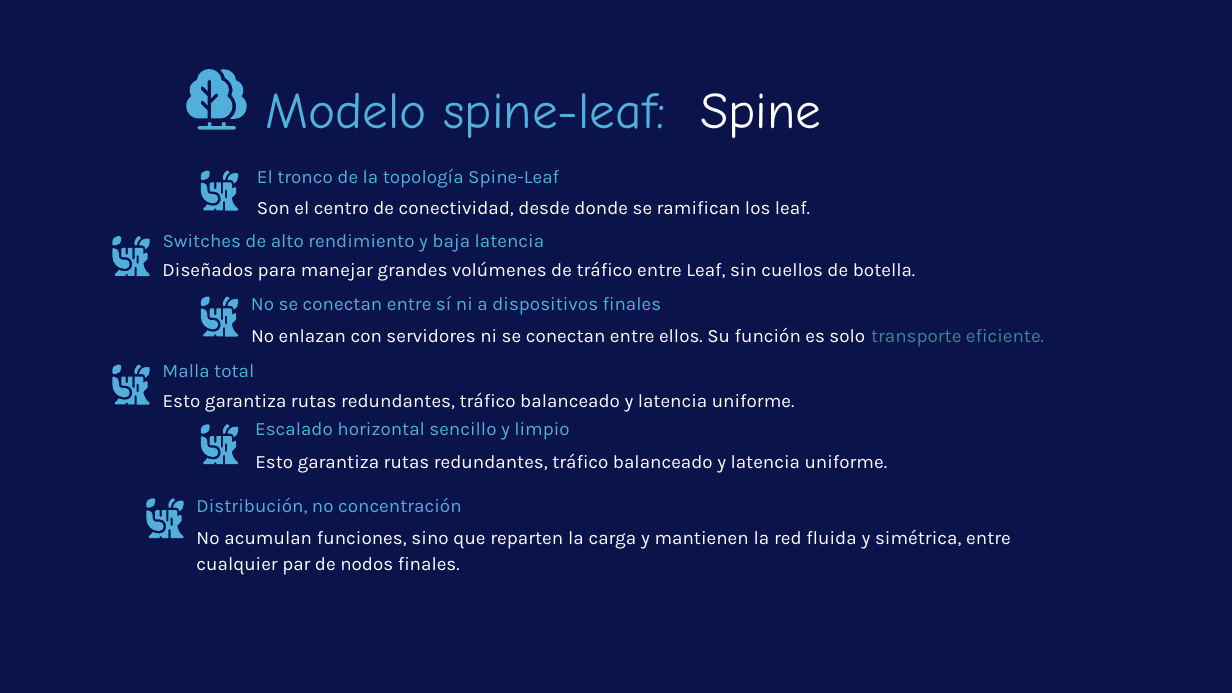
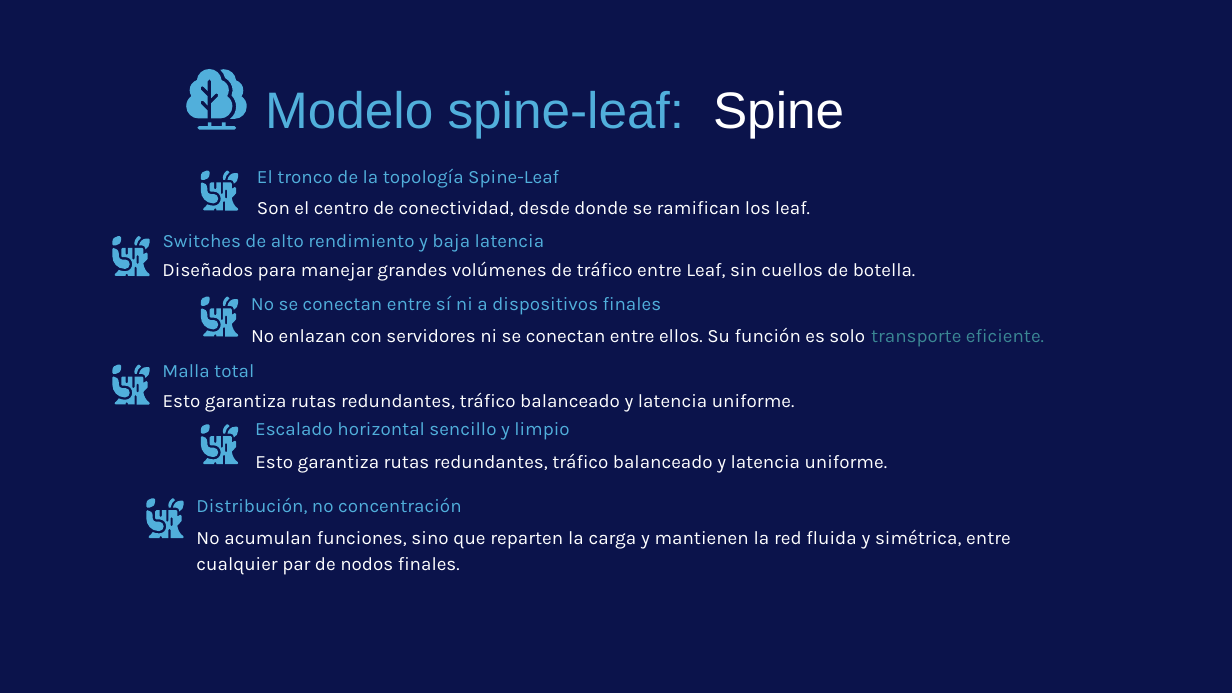
Before and after one commit to GatitosLab/final-lab, a slide deck: slide 6 of presentacion/LaolLinkConsulting_ProyectoFinalKyndryl_OlegLaura.v2.pptx. Drawn at 1232x693 pixels with LibreOffice and Linux fonts; fonts in the diff are those of the drawing; background and template pictures are left out. Boxes give left, top, right and bottom in pixels: in the first picture for what was removed or moved away, otherwise in the second. Text is boxed around its words. In the diff, an @@ line names an element or a change of style, - is before the commit and + after.

```diff
--- a/presentacion/LaolLinkConsulting_ProyectoFinalKyndryl_OlegLaura.v2.pptx
+++ b/presentacion/LaolLinkConsulting_ProyectoFinalKyndryl_OlegLaura.v2.pptx
@@ text "Modelo spine-leaf: Spine" at (265,90,844,138): font Comic Neue to Arial @@
```
Also in this commit, not shown: 2 other slides changed.
